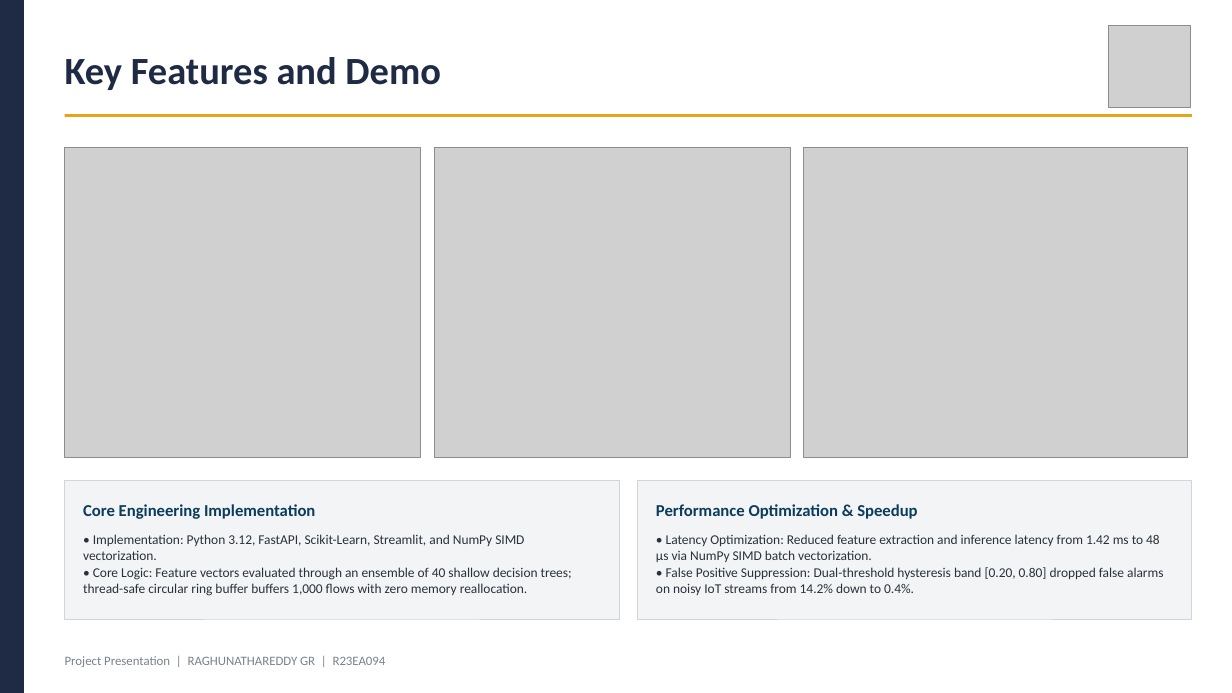
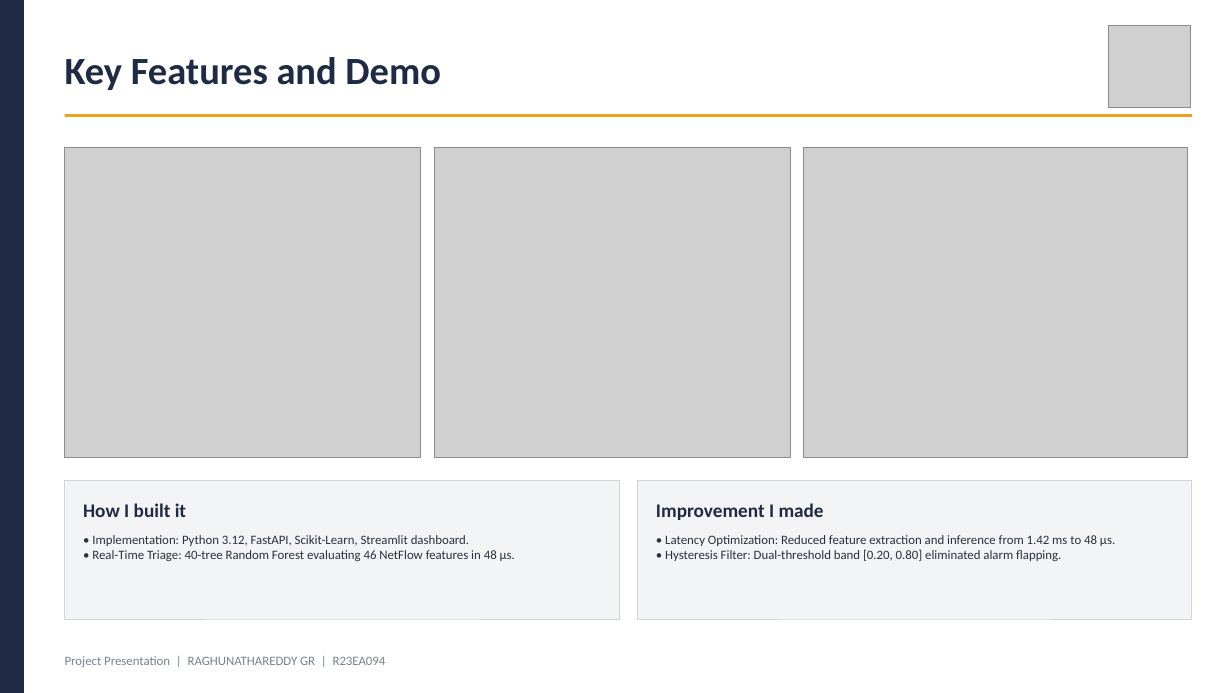
Before and after one commit to Raghunath2604/RIO_PROJECT-SMART_CITY-, a slide deck: slide 8 of docs/Project_Presentation_R23EA094.pptx. Drawn at 1232x693 pixels with LibreOffice and Linux fonts; fonts in the diff are those of the drawing; grey boxes stand for pictures. Boxes give left, top, right and bottom in pixels: in the first picture for what was removed or moved away, otherwise in the second. Text is boxed around its words. In the diff, an @@ line names an element or a change of style, - is before the commit and + after.

Commit message:
style: finalize professional layout, zero template leftovers, inline diagram placement, and clean master build scripts

```diff
--- a/docs/Project_Presentation_R23EA094.pptx
+++ b/docs/Project_Presentation_R23EA094.pptx
@@ text at (x1=83, y1=503, x2=186, y2=517): text changed; size 13 to 15 pt; text colour #0B3C5D to #1F2A44 @@
-Core Engineering Implementation
+How I built it
@@ text at (x1=656, y1=503, x2=824, y2=520): text changed; size 13 to 15 pt; text colour #0B3C5D to #1F2A44 @@
-Performance Optimization & Speedup
+Improvement I made
@@ text at (x1=92, y1=535, x2=515, y2=561): text changed; size 10.5 to 10 pt @@
-• Implementation: Python 3.12, FastAPI, Scikit-Learn, Streamlit, and NumPy SIMD vectorization.
-• Core Logic: Feature vectors evaluated through an ensemble of 40 shallow decision trees; thread-safe circular ring buffer buffers 1,000 flows with zero memory reallocation.
+• Implementation: Python 3.12, FastAPI, Scikit-Learn, Streamlit dashboard.
+• Real-Time Triage: 40-tree Random Forest evaluating 46 NetFlow features in 48 μs.
@@ text at (x1=665, y1=535, x2=1115, y2=561): text changed; size 10.5 to 10 pt @@
-• Latency Optimization: Reduced feature extraction and inference latency from 1.42 ms to 48 μs via NumPy SIMD batch vectorization.
-• False Positive Suppression: Dual-threshold hysteresis band [0.20, 0.80] dropped false alarms on noisy IoT streams from 14.2% down to 0.4%.
+• Latency Optimization: Reduced feature extraction and inference from 1.42 ms to 48 μs.
+• Hysteresis Filter: Dual-threshold band [0.20, 0.80] eliminated alarm flapping.
```
Also in this commit, not shown: 11 other slides changed, 19 other files.
